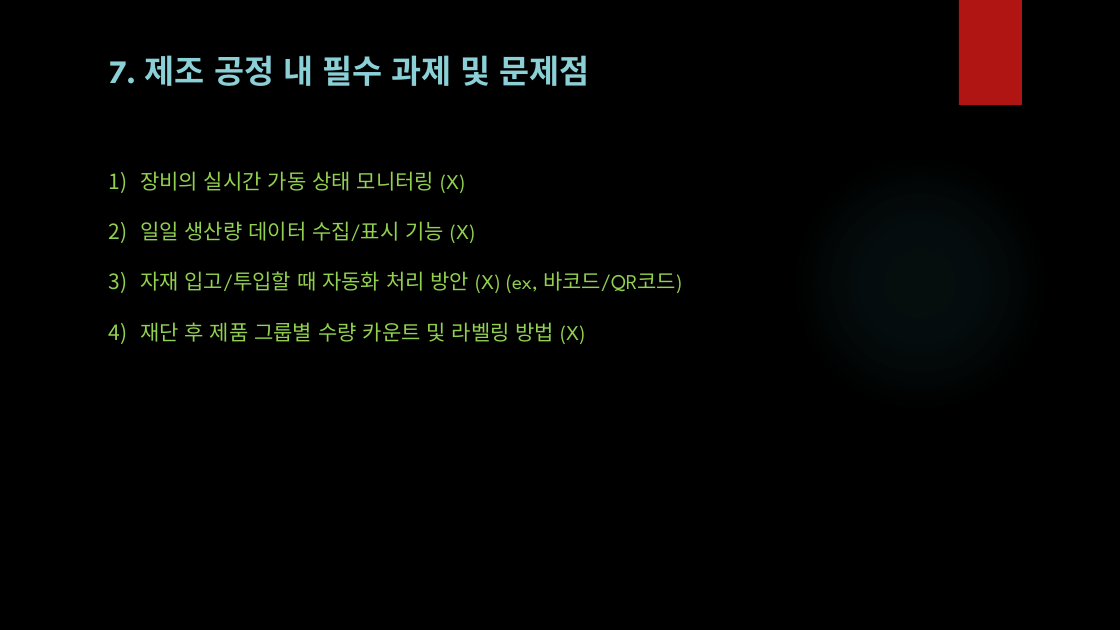
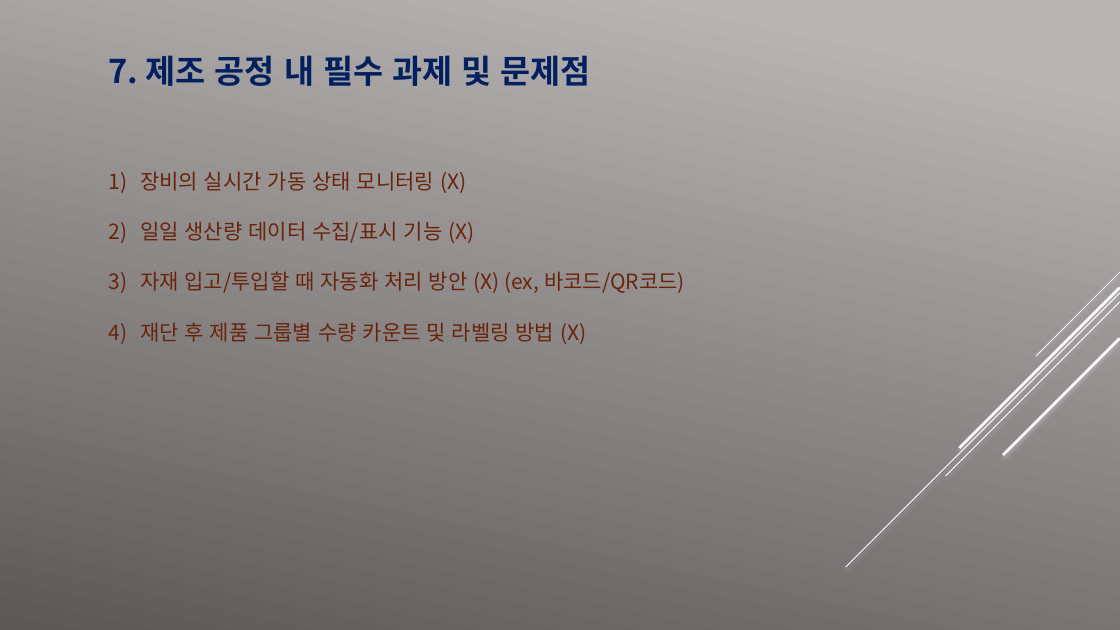
Before and after one commit to easyfw/HK_SmartFactory_Plan, a slide deck: slide 10 of (주)형경산업_스마트 팩토리 개발 및 구현.pptx. Drawn at 1120x630 pixels with LibreOffice and Linux fonts; fonts in the diff are those of the drawing; background and template pictures are left out. Boxes give left, top, right and bottom in pixels: in the first picture for what was removed or moved away, otherwise in the second. Text is boxed around its words. In the diff, an @@ line names an element or a change of style, - is before the commit and + after.

```diff
--- a/(주)형경산업_스마트 팩토리 개발 및 구현.pptx
+++ b/(주)형경산업_스마트 팩토리 개발 및 구현.pptx
@@ background picture (left out) to gradient #B9B5B5 to #5D5858 @@
@@ rectangle removed at [959, 0, 1022, 105] @@
@@ text "7. 제조 공정 내 필수 ..." at [109, 55, 685, 344]: font League Spartan to Noto Sans CJK KR; text colour #8AD0D6 to #002060 in "7. 제조 공정 내 필수 과제 및 ..."; text colour #92D050 to #69240C in "장비의 실시간 가동 상태 모니터링 (X)", "일일 생산량 데이터 수집/표시 기능 (X)", "자재 입고/투입할 때 자동화 처리 방안 (X) ...", "재단 후 제품 그룹별 수량 카운트 및 ..." @@
@@ ellipse removed at [791, 154, 1049, 413] @@
@@ group added at [846, 272, 1120, 567]: 5 lines @@
```
Also in this commit, not shown: 13 other slides changed, 1 other file.
